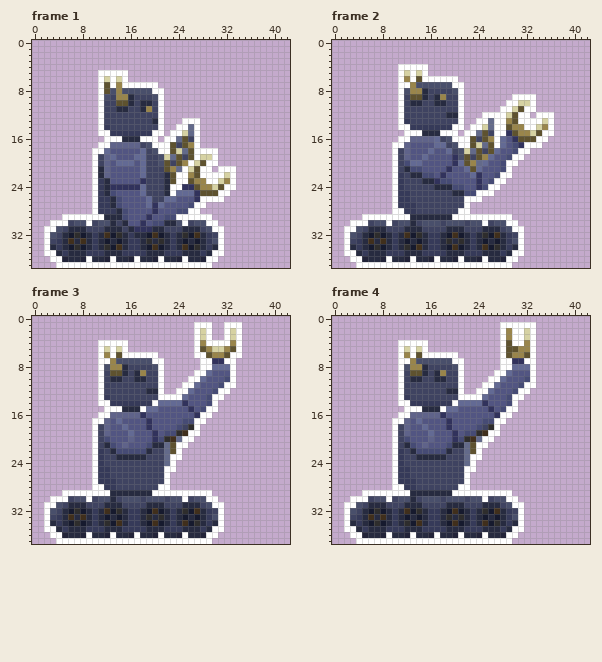
One commit to this pixel-art file: assets/images/characters/construction_bot_building.aseprite. Above is the file before it was changed.
43x38 pixels, 17 frames. Colours within 5 levels of each other are drawn and written as one. Shown: frame 1, frame 2, frame 3, frame 4. The commit also changed other frames, which this record leaves out.
The result:
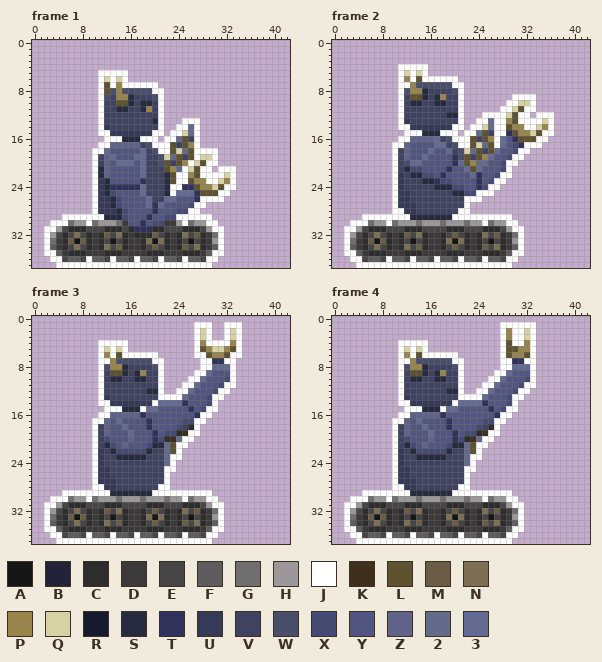
Palette (. is transparent): A #171616  B #222338  C #2e2d2d  D #3b393a  E #474546  F #5e5c5d  G #706e6e  H #9c9899  J #ffffff  K #402f1c  L #5e522f  M #6b5d45  N #7d7052  P #99854b  Q #d6d2a3  R #161a2e  S #272b40  T #31325c  U #363a59  V #3f4361  W #494f6b  X #464b75  Y #525582  Z #5f638a  2 #636a8a  3 #636a94
Difference:
layer "wheels" now shown
layer "left arm" now shown
Changed rows in their new state; - is an unchanged pixel.
Frame 1, layers "left arm", "wheels":
first column x 3:
30 ---GHH-GHHHGD------DDH-GHH--
31 -HECCCEEECCCEC---CCEEECCCEH-
32 HECENECDCMENCDCCCMECDCNEMCDG
33 GDCMAMCDCEAECDDCNANCDCEAECDH
34 FDCENECDCNEMCDDCEMECDCMENCDF
35 -FDCCCDDDCCCDDDDCCCDDDCCCDF-
36 --EFFE-FFE-FFE-FFE-FFE-FFE--
Frame 2, layers "left arm", "wheels":
first column x 3:
30 ---GHH-GHHHGHHHGHHHGHH-GHH--
31 -HECCCEEECCCEEEECCCEEECCCEH-
32 HECENECDCMENCDDCEMECDCNEMCDG
33 GDCMAMCDCEAECDDCNANCDCEAECDH
34 FDCENECDCNEMCDDCEMECDCMENCDF
35 -FDCCCDDDCCCDDDDCCCDDDCCCDF-
36 --EFFE-FFE-FFE-FFE-FFE-FFE--
Frame 3, layers "left arm", "wheels": the same change as frame 2
Frame 4, layers "left arm", "wheels": the same change as frame 2
Changed places in both pictures, as pixel boxes (x1, y1, x2, y2):
changed: (50, 220, 218, 262)
changed: (350, 220, 518, 262)
changed: (50, 496, 218, 538)
changed: (350, 496, 518, 538)
